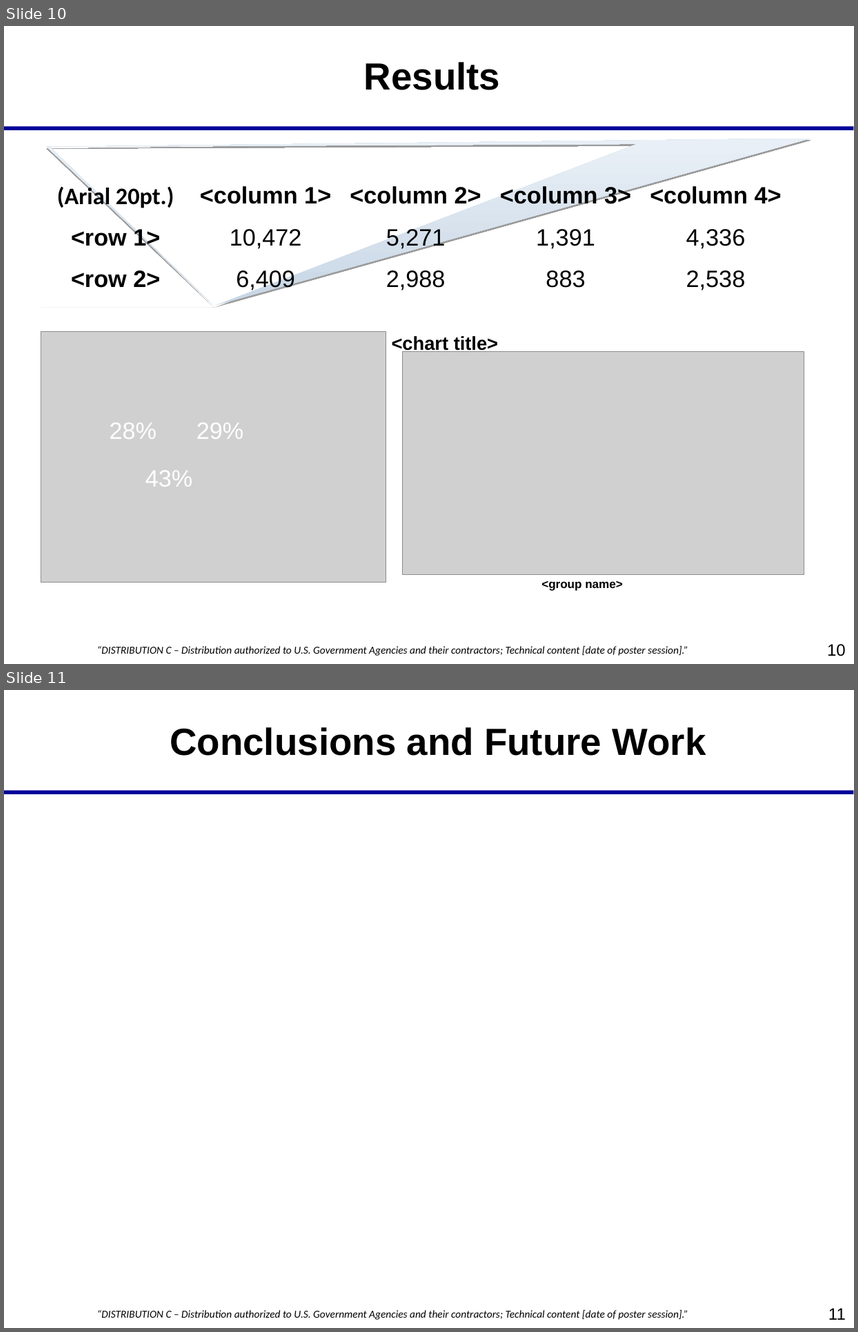
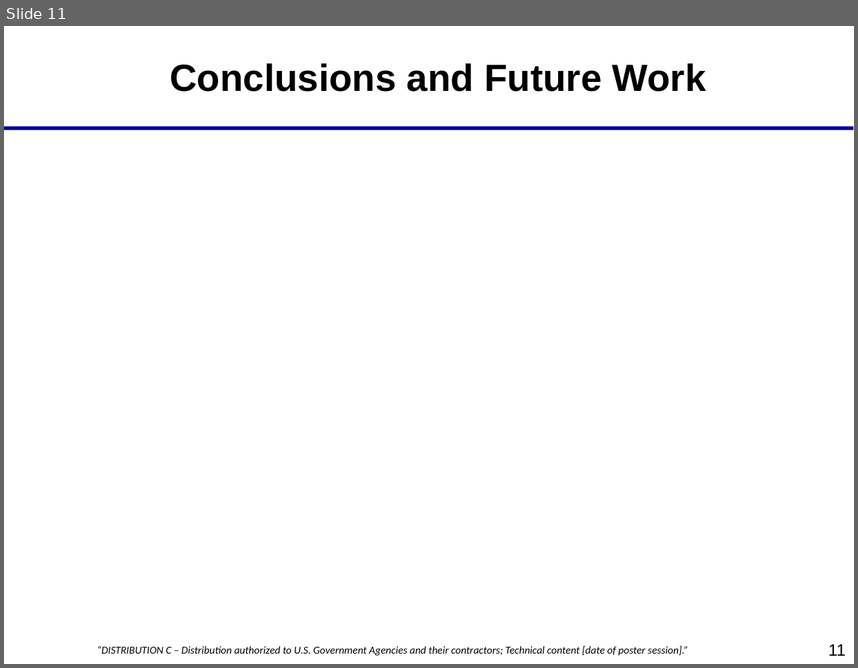
Before and after one commit to savannaos/Star-Field-Transformations, a slide deck: documents/starfields.ppt. Shown one above the other, each under a label of ours: slides 10 and 11 before the commit, slide 11 after it. The pictures are 858x1332 and 858x668 pixels, drawn with LibreOffice and Linux fonts; fonts in the diff are those of the drawing; grey boxes stand for pictures; background and template pictures are left out. Boxes give left, top, right and bottom in pixels: in the first picture for what was removed or moved away, otherwise in the second. Text is boxed around its words. In the diff, an @@ line names an element or a change of style, - is before the commit and + after.

```diff
--- a/documents/starfields.ppt
+++ b/documents/starfields.ppt
@@ slide 10 removed at (4,26,854,664), background #FFFFFF; not listed: 3 template elements that a slide beside it also shows @@
@@ text removed at (364,62,501,90) @@
-Results
@@ freeform shape removed at (41,144,811,312) @@
@@ table removed at (41,164,791,296), 3 rows, 5 columns @@
-(Arial 20pt.) | <column 1> | <column 2> | <column 3> | <column 4>
-<row 1> | 10,472 | 5,271 | 1,391 | 4,336
-<row 2> | 6,409 | 2,988 | 883 | 2,538
@@ picture removed at (41,331,386,582) @@
@@ text removed at (392,336,498,354) @@
-<chart title>
@@ picture removed at (403,352,804,575) @@
@@ text removed at (110,422,157,439) @@
-28%
@@ text removed at (197,422,244,439) @@
-29%
@@ text removed at (145,470,193,486) @@
-43%
@@ text removed at (542,581,622,590) @@
-<group name>
```
Also in this commit, not shown: 5 slides changed, 2 slides added, 1 other slide removed, 4 other files.
